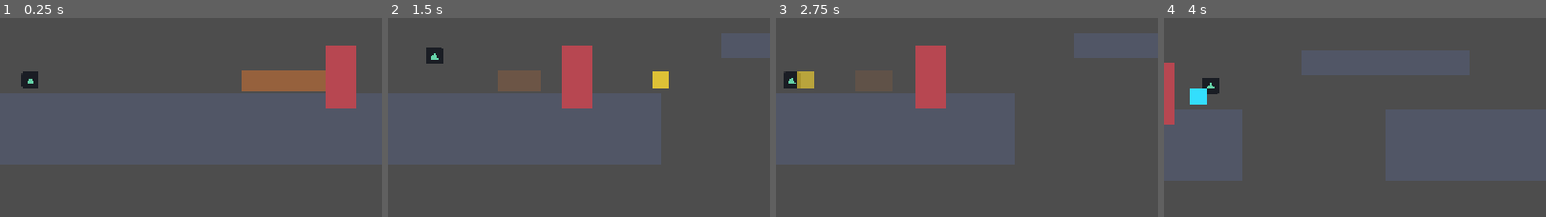
Above: before the commit, frames 1-4 (left to right).
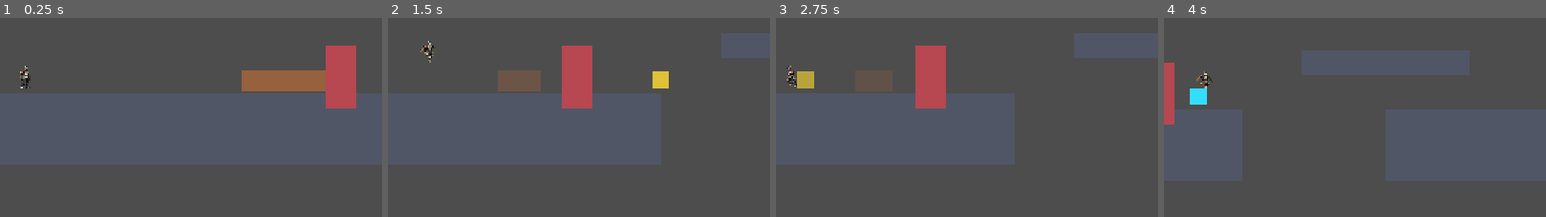
Above: after the commit, the same moments.

Repository: omarelsahy/FTWSA
Game: Godot game, scene res://scenes/levels/vertical_slice.tscn
Same seed, same stepped clock (60 frames per second), same inputs: the game is played once before the commit and once after it.
Inputs:
- Up to frame 1 (0.25 s): no input
- Up to frame 2 (1.5 s): hold Shift (dodge) 0.53-1.28 s; hold D (move_right) from 0.53 s (still down); tap Space (jump) at 0.77, 0.8, 1.07, 1.35 s
- Up to frame 3 (2.75 s): tap Space (jump) at 1.52, 1.82, 2.3 s; tap Shift (dodge) at 1.55 s; release D (move_right) at 2.03 s; hold A (move_left) from 2.03 s (still down); hold Shift (dodge) from 2.03 s (still down)
- Up to frame 4 (4 s): release A (move_left) at 2.78 s; release Shift (dodge) at 2.78 s; hold D (move_right) from 2.78 s (still down); tap E (parry) at 2.85 s; tap Space (jump) at 3.02, 3.32 s; tap Shift (dodge) at 3.05 s; hold Space (jump) from 3.53 s (still down); tap Z at 3.6 s
The pictures show only the part of the screen within x 46-96%, y 42-92%; the shares and areas given below are measured in that part.

The runs differ from the first frame. In frame 1, 0.4% of the frame differs, in the area x 5-10%, y 23-36%; in frame 2, 0.4%, in the area x 8-15%, y 11-23%; in frame 3, 0.3%; in frame 4, 0.4%.

Commit message:
Add Fantasy Knight placeholder sprites for player animations
Download and trim the free Fantasy Knight pack into six movement sheets.
Replace the icon Sprite2D with AnimatedSprite2D driven by move state,
turn-around on ground direction changes, and dash on dodge input.

Co-authored-by: Omar Elsahy <omarelsahy@users.noreply.github.com>

Diff:
--- a/scenes/player/player.tscn
+++ b/scenes/player/player.tscn
@@ -1,7 +1,6 @@
-[gd_scene load_steps=6 format=3]
+[gd_scene load_steps=5 format=3]
 
 [ext_resource type="Script" path="res://scripts/player/player.gd" id="1_player"]
-[ext_resource type="Texture2D" path="res://icon.svg" id="2_icon"]
 
 [sub_resource type="RectangleShape2D" id="RectangleShape2D_player"]
 size = Vector2(22, 44)
@@ -20,9 +19,9 @@
 [node name="CollisionShape2D" type="CollisionShape2D" parent="."]
 shape = SubResource("RectangleShape2D_player")
 
-[node name="Sprite2D" type="Sprite2D" parent="."]
-scale = Vector2(0.22, 0.22)
-texture = ExtResource("2_icon")
+[node name="AnimatedSprite2D" type="AnimatedSprite2D" parent="."]
+position = Vector2(0, -28)
+offset = Vector2(-4, 0)
 
 [node name="Camera2D" type="Camera2D" parent="."]
 position_smoothing_enabled = true
--- /dev/null
+++ b/scripts/player/fantasy_knight_sprite_frames.gd
@@ -0,0 +1,42 @@
+class_name FantasyKnightSpriteFrames
+extends RefCounted
+## Builds `SpriteFrames` for the Fantasy Knight placeholder sheets (120x80 cells).
+
+const FRAME_SIZE := Vector2i(120, 80)
+const SHEETS_DIR := "res://assets/characters/fantasy_knight/sheets"
+
+
+static func build() -> SpriteFrames:
+	var frames := SpriteFrames.new()
+	_add_strip(frames, &"idle", "idle.png", 10, 10.0, true, 0)
+	_add_strip(frames, &"run", "run.png", 10, 12.0, true, 1)
+	_add_strip(frames, &"turn_around", "turn_around.png", 3, 14.0, false, 0)
+	_add_strip(frames, &"dash", "dash.png", 2, 18.0, false, 0)
+	_add_strip(frames, &"jump", "jump.png", 3, 10.0, false, 1)
+	_add_strip(frames, &"fall", "fall.png", 3, 8.0, true, 0)
+	return frames
+
+
+static func _add_strip(
+	frames: SpriteFrames,
+	anim_name: StringName,
+	filename: String,
+	frame_count: int,
+	fps: float,
+	loop: bool,
+	start_index: int,
+) -> void:
+	var texture := load("%s/%s" % [SHEETS_DIR, filename]) as Texture2D
+	if texture == null:
+		push_error("FantasyKnightSpriteFrames: missing texture %s/%s" % [SHEETS_DIR, filename])
+		return
+
+	frames.add_animation(anim_name)
+	frames.set_animation_loop(anim_name, loop)
+	frames.set_animation_speed(anim_name, fps)
+
+	for i in range(start_index, frame_count):
+		var atlas := AtlasTexture.new()
+		atlas.atlas = texture
+		atlas.region = Rect2i(i * FRAME_SIZE.x, 0, FRAME_SIZE.x, FRAME_SIZE.y)
+		frames.add_frame(anim_name, atlas)
--- a/scripts/player/player.gd
+++ b/scripts/player/player.gd
@@ -3,6 +3,7 @@
 ## Platform-fighter–style horizontal control with coyote time + jump buffer + air jumps + parry window.
 
 const HitSourceScript := preload("res://scripts/combat/hit_source.gd")
+const FantasyKnightSpriteFrames := preload("res://scripts/player/fantasy_knight_sprite_frames.gd")
 ## Must match `HitSource.ParryOutcome` declaration order.
 const PARRY_OUTCOME_DEFLECT := 0
 const PARRY_OUTCOME_REFLECT := 1
@@ -10,6 +11,7 @@
 const PARRY_OUTCOME_NONE := 3
 
 enum MoveState { GROUND_IDLE, GROUND_RUN, AIR_RISE, AIR_FALL }
+enum VisualLock { NONE, TURN, DASH }
 
 @export var config: MovementConfig
 @export var parry_window_frames: int = 7
@@ -29,9 +31,15 @@
 var _counter_frames_left: int = 0
 var _combat_log: String = ""
 
+var _facing: int = 1
+var _turn_target_facing: int = 1
+var _visual_lock: VisualLock = VisualLock.NONE
+var _last_locomotion_anim: StringName = &""
+
 @onready var _hurtbox: Area2D = $Hurtbox
 @onready var _parry_box: Area2D = $ParryDetector
 @onready var _parry_shape: CollisionShape2D = $ParryDetector/CollisionShape2D
+@onready var _anim_sprite: AnimatedSprite2D = $AnimatedSprite2D
 
 
 func _ready() -> void:
@@ -59,12 +67,17 @@
 	cam.limit_top = camera_limit_top
 	cam.limit_bottom = camera_limit_bottom
 
+	_anim_sprite.sprite_frames = FantasyKnightSpriteFrames.build()
+	_anim_sprite.animation_finished.connect(_on_animation_finished)
+	_play_locomotion_anim(&"idle")
+
 	if not is_on_floor():
 		_air_jumps_left = config.max_air_jumps
 
 
 func _physics_process(delta: float) -> void:
 	var on_floor := is_on_floor()
+	var input_x := Input.get_axis(&"move_left", &"move_right")
 
 	if on_floor:
 		_coyote_frames_left = config.coyote_frames
@@ -84,8 +97,13 @@
 	if _counter_frames_left > 0:
 		_counter_frames_left -= 1
 
+	if Input.is_action_just_pressed(&"dodge"):
+		_try_start_dash()
+
+	_try_start_turn(input_x)
+
 	_apply_gravity(delta, on_floor)
-	_apply_horizontal(delta, on_floor)
+	_apply_horizontal(delta, on_floor, input_x)
 
 	if _jump_buffer_frames_left > 0 and (on_floor or _coyote_frames_left > 0):
 		velocity.y = -config.jump_velocity
@@ -107,10 +125,90 @@
 	move_and_slide()
 	_resolve_combat()
 	_refresh_state()
+	_update_facing(input_x)
+	_update_locomotion_animation()
 
 	_parry_shape.disabled = _parry_frames_left <= 0
 	if _parry_frames_left > 0:
 		_parry_frames_left -= 1
+
+
+func _try_start_dash() -> void:
+	if _visual_lock == VisualLock.TURN:
+		return
+	_visual_lock = VisualLock.DASH
+	_last_locomotion_anim = &""
+	_anim_sprite.play(&"dash")
+
+
+func _try_start_turn(input_x: float) -> void:
+	if _visual_lock != VisualLock.NONE:
+		return
+	if not is_on_floor():
+		return
+	if is_zero_approx(input_x):
+		return
+
+	var desired_facing := 1 if input_x > 0.0 else -1
+	if desired_facing == _facing:
+		return
+
+	_turn_target_facing = desired_facing
+	_visual_lock = VisualLock.TURN
+	_last_locomotion_anim = &""
+	if desired_facing < 0:
+		_anim_sprite.play(&"turn_around")
+	else:
+		_anim_sprite.play_backwards(&"turn_around")
+
+
+func _update_facing(input_x: float) -> void:
+	if _visual_lock != VisualLock.NONE:
+		return
+	if not is_zero_approx(velocity.x):
+		_facing = signi(int(signf(velocity.x)))
+	elif not is_zero_approx(input_x):
+		_facing = 1 if input_x > 0.0 else -1
+	_anim_sprite.flip_h = _facing < 0
+
+
+func _update_locomotion_animation() -> void:
+	if _visual_lock != VisualLock.NONE:
+		return
+
+	var anim_name: StringName = &"idle"
+	match _state:
+		MoveState.GROUND_IDLE:
+			anim_name = &"idle"
+		MoveState.GROUND_RUN:
+			anim_name = &"run"
+		MoveState.AIR_RISE:
+			anim_name = &"jump"
+		MoveState.AIR_FALL:
+			anim_name = &"fall"
+
+	_play_locomotion_anim(anim_name)
+
+
+func _play_locomotion_anim(anim_name: StringName) -> void:
+	if _last_locomotion_anim == anim_name:
+		return
+	_last_locomotion_anim = anim_name
+	_anim_sprite.play(anim_name)
+
+
+func _on_animation_finished() -> void:
+	match _anim_sprite.animation:
+		&"turn_around":
+			_facing = _turn_target_facing
+			_anim_sprite.flip_h = _facing < 0
+			_visual_lock = VisualLock.NONE
+			_last_locomotion_anim = &""
+			_update_locomotion_animation()
+		&"dash":
+			_visual_lock = VisualLock.NONE
+			_last_locomotion_anim = &""
+			_update_locomotion_animation()
 
 
 func _resolve_combat() -> void:
@@ -148,8 +246,7 @@
 	velocity.y = minf(config.max_fall_speed, velocity.y + g * delta)
 
 
-func _apply_horizontal(delta: float, on_floor: bool) -> void:
-	var input_x := Input.get_axis(&"move_left", &"move_right")
+func _apply_horizontal(delta: float, on_floor: bool, input_x: float) -> void:
 	var target_speed: float = input_x * (config.ground_speed_max if on_floor else config.air_speed_max)
 	var accel := _pick_accel(on_floor, input_x)
 	var fric: float = config.ground_friction if on_floor else config.air_friction
Binary file added: assets/characters/fantasy_knight/sheets/dash.png
Not shown, added: assets/characters/fantasy_knight/sheets/dash.png.import
Binary file added: assets/characters/fantasy_knight/sheets/fall.png
Not shown, added: assets/characters/fantasy_knight/sheets/fall.png.import
Binary file added: assets/characters/fantasy_knight/sheets/idle.png
Not shown, added: assets/characters/fantasy_knight/sheets/idle.png.import
Binary file added: assets/characters/fantasy_knight/sheets/jump.png
Not shown, added: assets/characters/fantasy_knight/sheets/jump.png.import
Binary file added: assets/characters/fantasy_knight/sheets/run.png
Not shown, added: assets/characters/fantasy_knight/sheets/run.png.import
Binary file added: assets/characters/fantasy_knight/sheets/turn_around.png
Not shown, added: assets/characters/fantasy_knight/sheets/turn_around.png.import
(and 4 more such lines)
